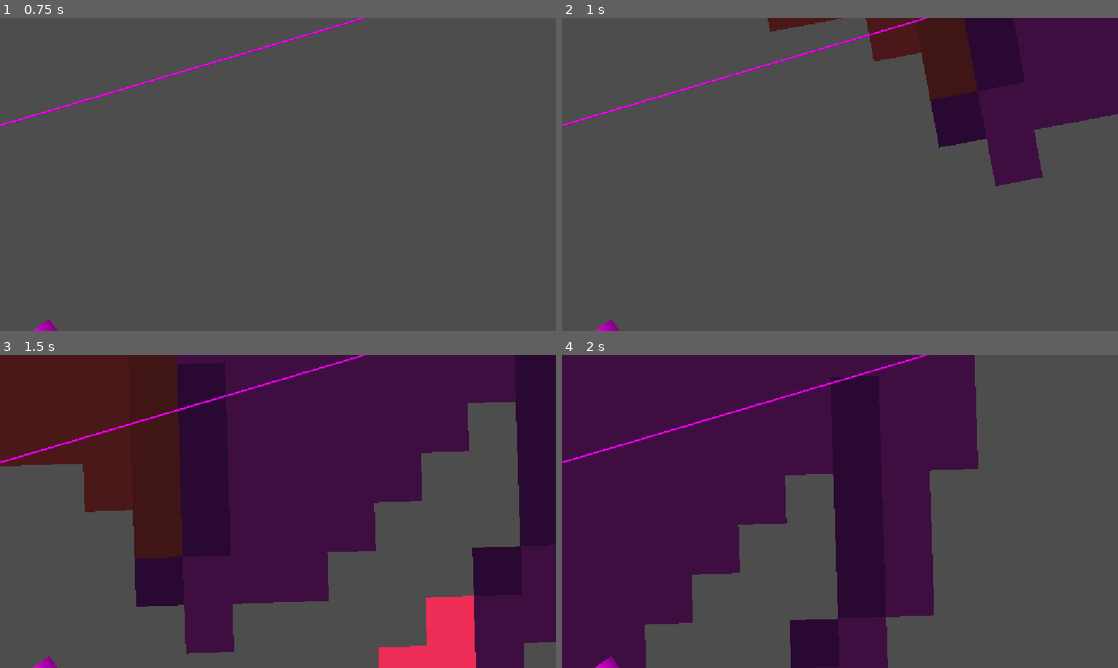
Above: before the commit, frames 1-4 (two rows, left to right).
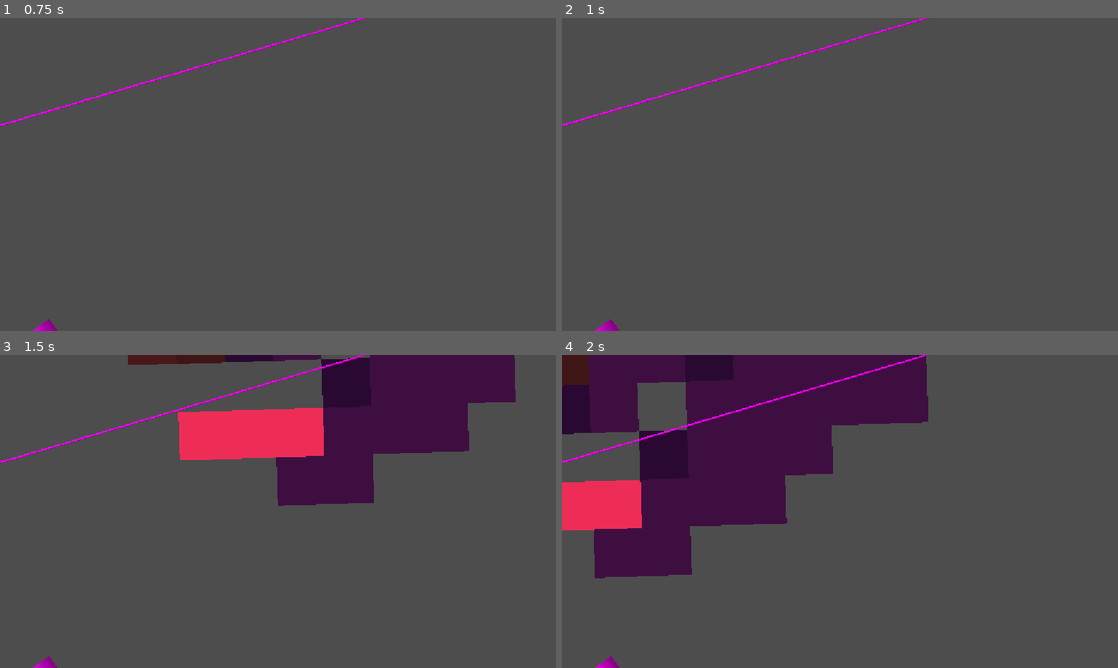
Above: after the commit, the same moments.

Repository: Nikug/fgj-2026
Game: Godot game, scene res://aleksi/Aleksi.tscn
The game is run twice, just before and just after one commit, with the same random seed, the same clock (stepped at 60 frames per second) and the same inputs. This scene is started directly instead of the project's main scene.
Inputs (mouse positions are in pixels of both pictures, inside the frame that each line leads up to):
- Up to frame 1 (0.75 s): tap Enter (ui_accept) at 0.5 s; move the mouse to (250, 237) at 0.52 s; hold Right (right) from 0.53 s (still down); tap R (r) at 0.6 s
- Up to frame 2 (1 s): keep holding Right (right); tap Space (jump) at 0.77 s
- Up to frame 3 (1.5 s): keep holding Right (right); move the mouse to (444, 558) at 1.27 s; click (444, 558) at 1.35 s
- Up to frame 4 (2 s): keep holding Right (right); tap Space (jump) at 1.52 s; tap R (r) at 1.55 s

Frame 1 is identical in both runs. In frame 2, 15% of the frame differs, in the area x 37-100%, y 0-54%; in frame 3, 51%, in the area x 0-100%, y 0-100%; in frame 4, 30%.
Error before the commit: Cannot call method 'play' on a null value. (res://aleksi/ukkeli.gd:34)

Commit message:
fix rename

Diff:
--- a/skeittipeli/aleksi/ukkeli.gd
+++ b/skeittipeli/aleksi/ukkeli.gd
@@ -16,7 +16,7 @@
 
 @onready var animated_sprite: Sprite2D = $Sprite2D
 @onready var player_collider: CollisionShape2D = $Area2D/CollisionShape2D
-@onready var animated_sprite_2: AnimatedSprite2D = $Area2D/AnimatedSprite2D
+@onready var animated_sprite_2: AnimatedSprite2D = $Area2D/skater
 
 # Get the gravity from the project settings to be synced with RigidBody nodes.
 var gravity = ProjectSettings.get_setting("physics/2d/default_gravity")
